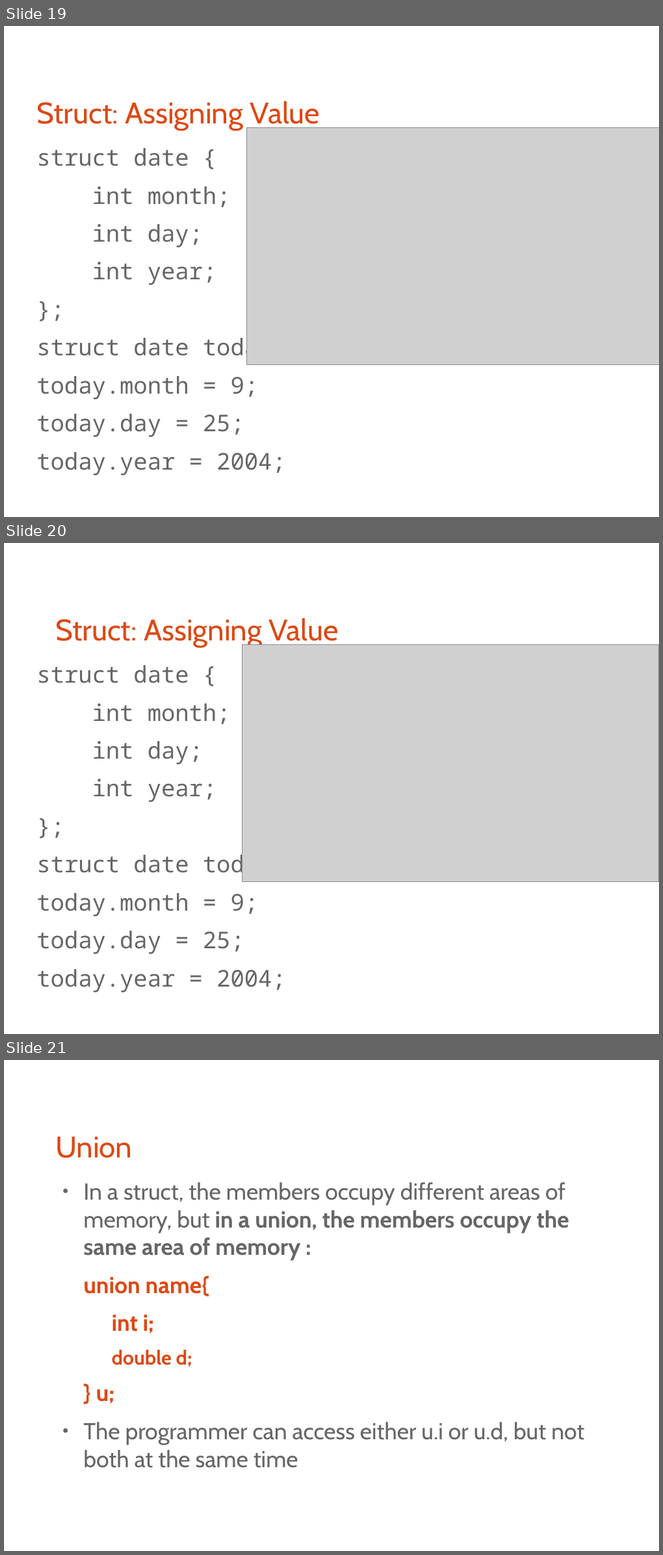
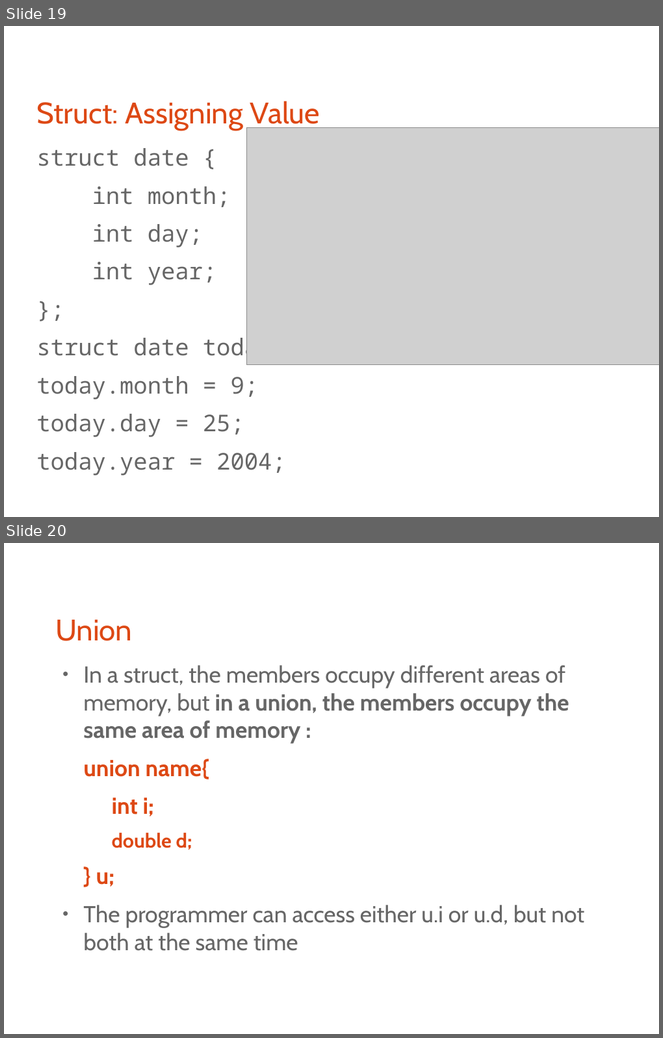
Before and after one commit to bagustris/prokom-tf, a slide deck: prokom5.odp. Shown one above the other, each under a label of ours: slides 19, 20 and 21 before the commit, slides 19 and 20 after it. The pictures are 663x1555 and 663x1038 pixels, drawn with LibreOffice and Linux fonts; fonts in the diff are those of the drawing; grey boxes stand for pictures. Boxes give left, top, right and bottom in pixels: in the first picture for what was removed or moved away, otherwise in the second. Text is boxed around its words. In the diff, an @@ line names an element or a change of style, - is before the commit and + after.

```diff
--- a/prokom5.odp
+++ b/prokom5.odp
@@ slide 20 removed at [4,543,659,1034], background #FFFFFF @@
@@ title removed at [55,618,339,648] @@
-Struct: Assigning Value
@@ picture removed at [242,644,659,882] @@
@@ text removed at [36,665,286,993] @@
-struct date {
-int month;
-int day;
-int year;
-};
-struct date today;
-today.month = 9;
-today.day = 25;
-today.year = 2004;
@@ what was slide 21 is now slide 20 @@
```
Also in this commit, not shown: 2 slides changed.
